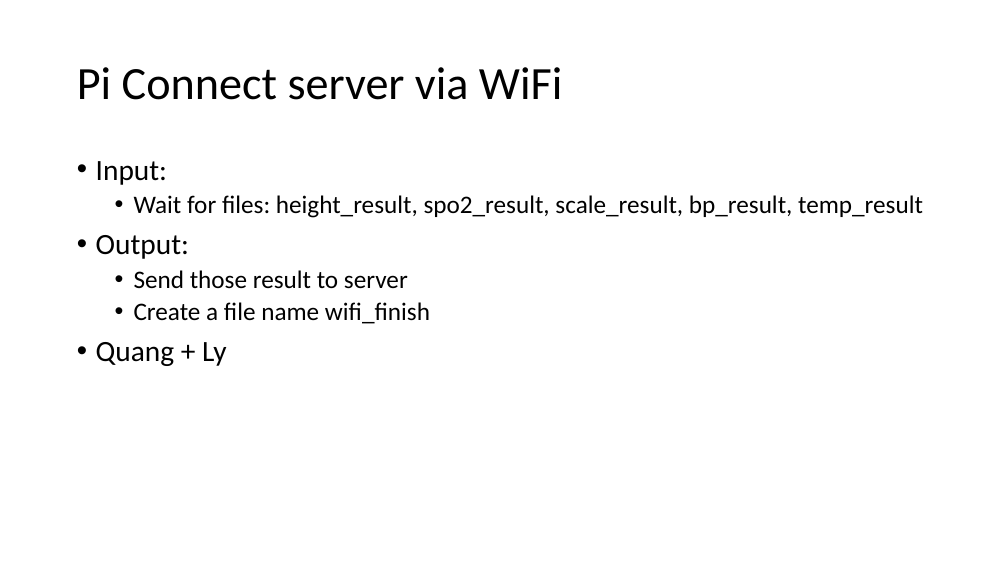
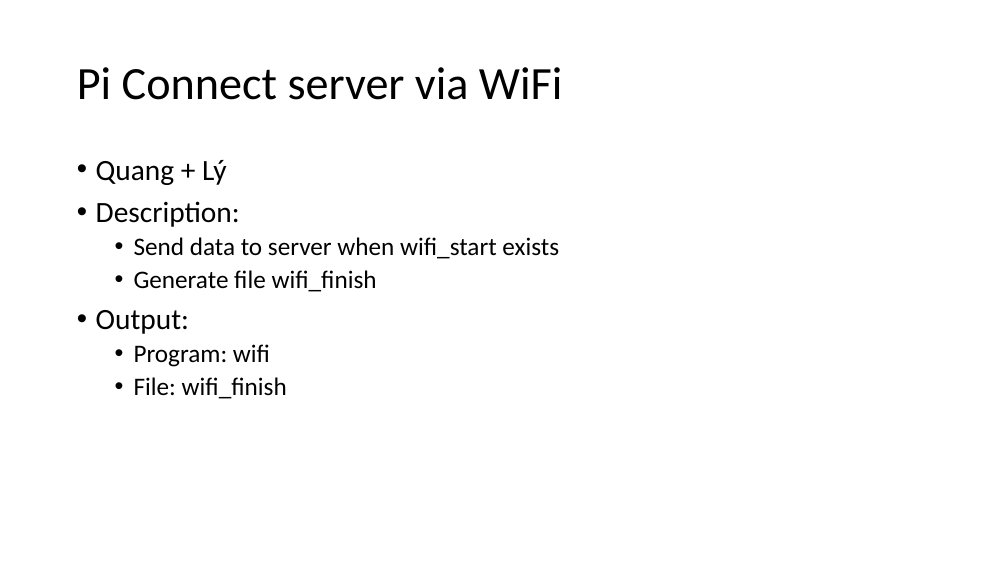
Before and after one commit to nguyenphu27/MyThesis, a slide deck: slide 15 of 00_Document/00_development_process/PPT_FunctionSpecification_R00.pptx (slide 14 before the commit). Drawn at 1008x567 pixels with LibreOffice and Linux fonts; fonts in the diff are those of the drawing. Boxes give left, top, right and bottom in pixels: in the first picture for what was removed or moved away, otherwise in the second. Text is boxed around its words. In the diff, an @@ line names an element or a change of style, - is before the commit and + after.

```diff
--- a/00_Document/00_development_process/PPT_FunctionSpecification_R00.pptx
+++ b/00_Document/00_development_process/PPT_FunctionSpecification_R00.pptx
@@ text at (96,160,559,292): text changed @@
-• Input:
-  • Wait for files: height_result, spo2_result, scale_result, bp_result, temp_result
+• Quang + Lý
+• Description:
+  • Send data to server when wifi_start exists
+  • Generate file wifi_finish
@@ text at (134,344,287,399): text changed @@
-  • Send those result to server
-  • Create a file name wifi_finish
-• Quang + Ly
+  • Program: wifi
+  • File: wifi_finish
```
Also in this commit, not shown: 16 other slides changed, 1 slide added, 2 other files.
